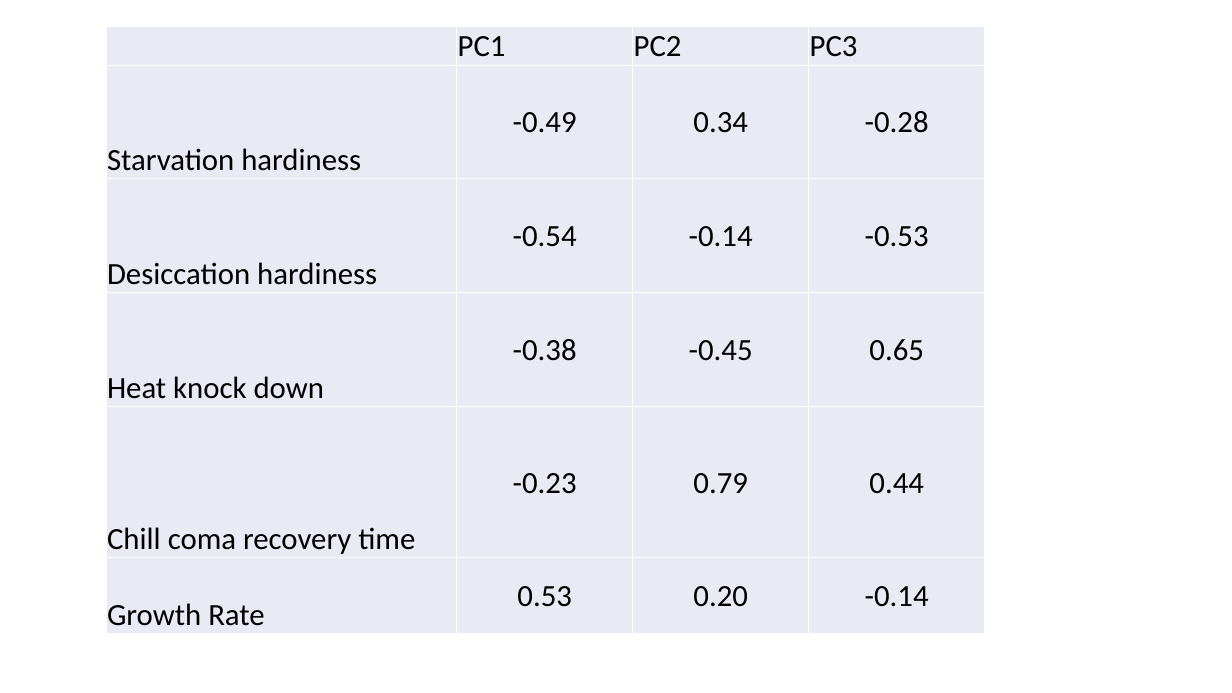
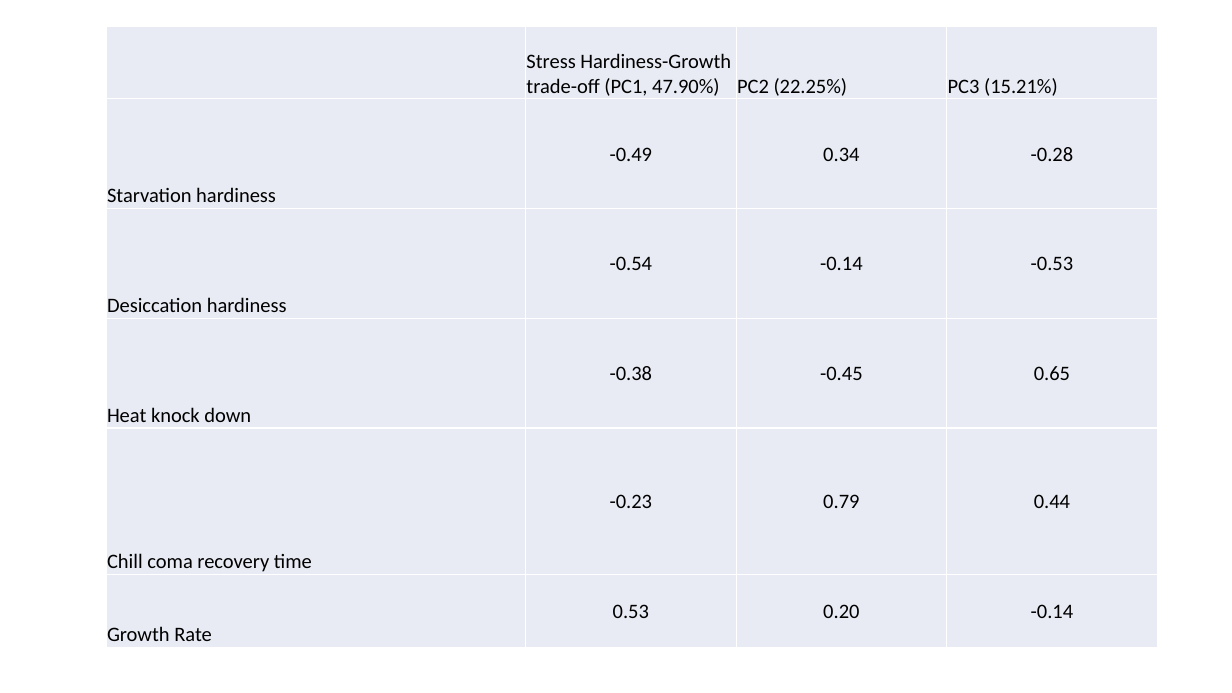
Before and after one commit to chaochen88/latitudinal_variation, a slide deck: slide 2 of 2018-04-02_figure_layout.pptx. Drawn at 1232x693 pixels with LibreOffice and Linux fonts; fonts in the diff are those of the drawing. Boxes give left, top, right and bottom in pixels: in the first picture for what was removed or moved away, otherwise in the second. Text is boxed around its words. In the diff, an @@ line names an element or a change of style, - is before the commit and + after.

```diff
--- a/2018-04-02_figure_layout.pptx
+++ b/2018-04-02_figure_layout.pptx
@@ table at box(106, 27, 1158, 648) @@
-row 1:  | PC1 | PC2 | PC3
+row 1:  | Stress Hardiness-Growth trade-off (PC1, 47.90%) | PC2 (22.25%) | PC3 (15.21%)
@@ size 24 to 16 pt in "Starvation hardiness", "-0.49", "0.34", "-0.28" and 16 more places @@
@@ table: place and size @@
-table at box(106, 27, 983, 634)
+table at box(106, 27, 1158, 648)
```
Also in this commit, not shown: 5 other files.
